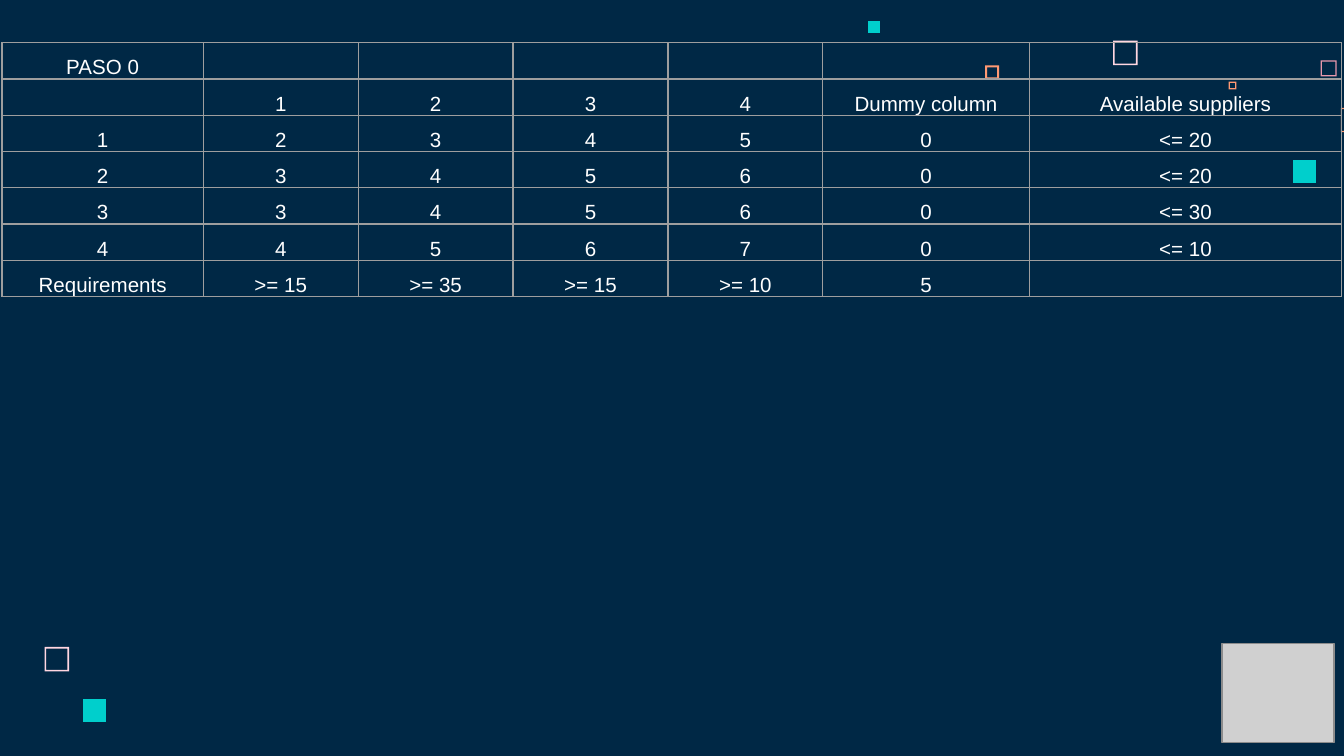
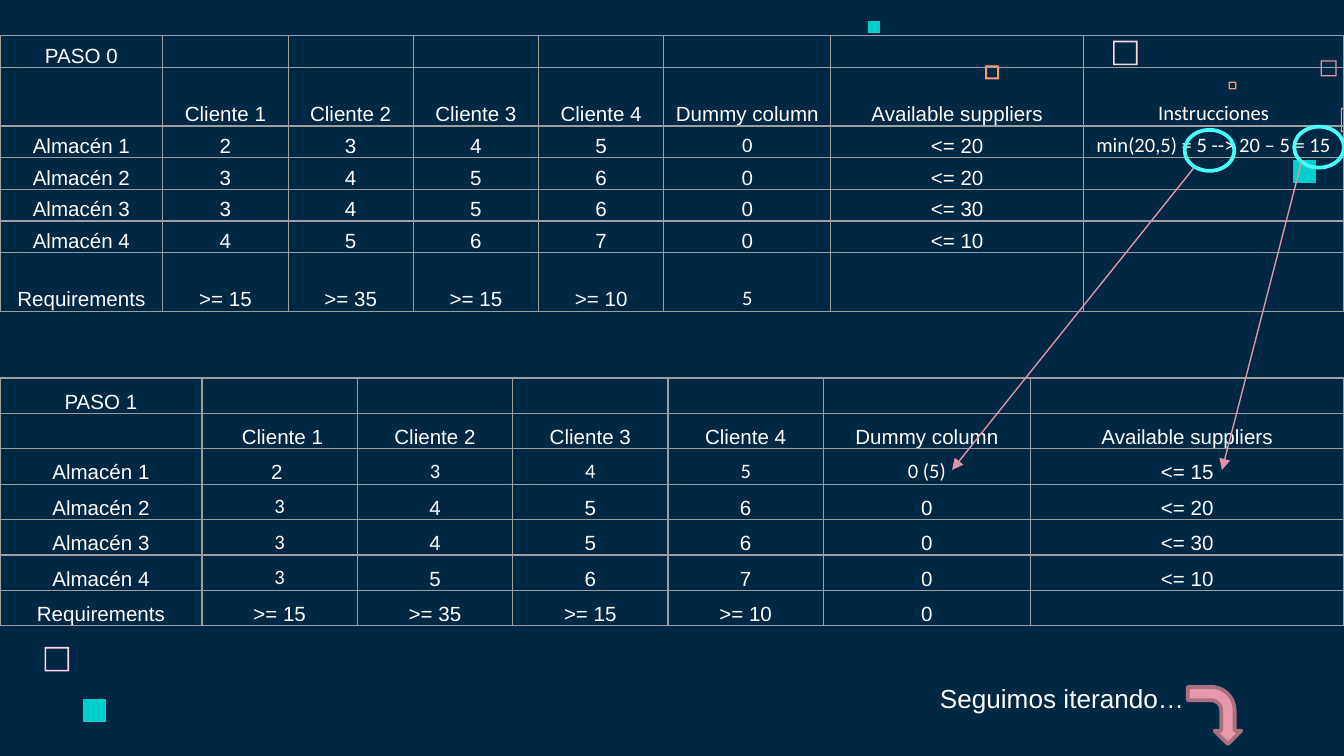
Before and after one commit to Fertry/MASI, a slide deck: slide 17 of Presentación/MASI.pptx. Drawn at 1344x756 pixels with LibreOffice and Linux fonts; fonts in the diff are those of the drawing; grey boxes stand for pictures. Boxes give left, top, right and bottom in pixels: in the first picture for what was removed or moved away, otherwise in the second. Text is boxed around its words. In the diff, an @@ line names an element or a change of style, - is before the commit and + after.

```diff
--- a/Presentación/MASI.pptx
+++ b/Presentación/MASI.pptx
@@ table at [0,36,1343,315] @@
-column 1: PASO 0 |  | 1 | 2 | 3 | 4 | Requirements
+column 1: PASO 0 |  | Almacén 1 | Almacén 2 | Almacén 3 | Almacén 4 | Requirements
-column 2, row 2: 1
+column 2, row 2: Cliente 1
-column 3, row 2: 2
+column 3, row 2: Cliente 2
-column 4, row 2: 3
+column 4, row 2: Cliente 3
-column 5, row 2: 4
+column 5, row 2: Cliente 4
+column 8:  | Instrucciones | min(20,5) = 5 --> 20 – 5 = 15 |  |  |  | 
@@ table: place and size @@
-table at [1,43,1340,301]
+table at [0,36,1343,315]
@@ ellipse added at [1184,130,1234,171], outline #49FFFC 2 pt @@
@@ ellipse added at [1294,126,1344,167], outline #49FFFC 2 pt @@
@@ arrow added from (1193, 168) to (952, 470), #E593A7 0.75 pt @@
@@ arrow added from (1301, 161) to (1222, 470), #E593A7 0.75 pt @@
@@ table added at [0,378,1344,630], 7 rows, 7 columns @@
+PASO 1 |  |  |  |  |  | 
+ | Cliente 1 | Cliente 2 | Cliente 3 | Cliente 4 | Dummy column | Available suppliers
+Almacén 1 | 2 | 3 | 4 | 5 | 0 (5) | <= 15
+Almacén 2 | 3 | 4 | 5 | 6 | 0 | <= 20
+Almacén 3 | 3 | 4 | 5 | 6 | 0 | <= 30
+Almacén 4 | 3 | 5 | 6 | 7 | 0 | <= 10
+Requirements | >= 15 | >= 35 | >= 15 | >= 10 | 0 | 
@@ picture removed at [1222,644,1333,743] @@
@@ text added at [940,689,1184,713], 14 pt, text #FFFFFF @@
+Seguimos iterando…
@@ bent arrow added at [1187,686,1241,744], fill #E898AC, outline #AC707F 2 pt @@
```
Also in this commit, not shown: 2 other slides changed, 1 slide added, 2 slides removed, 1 other file.
